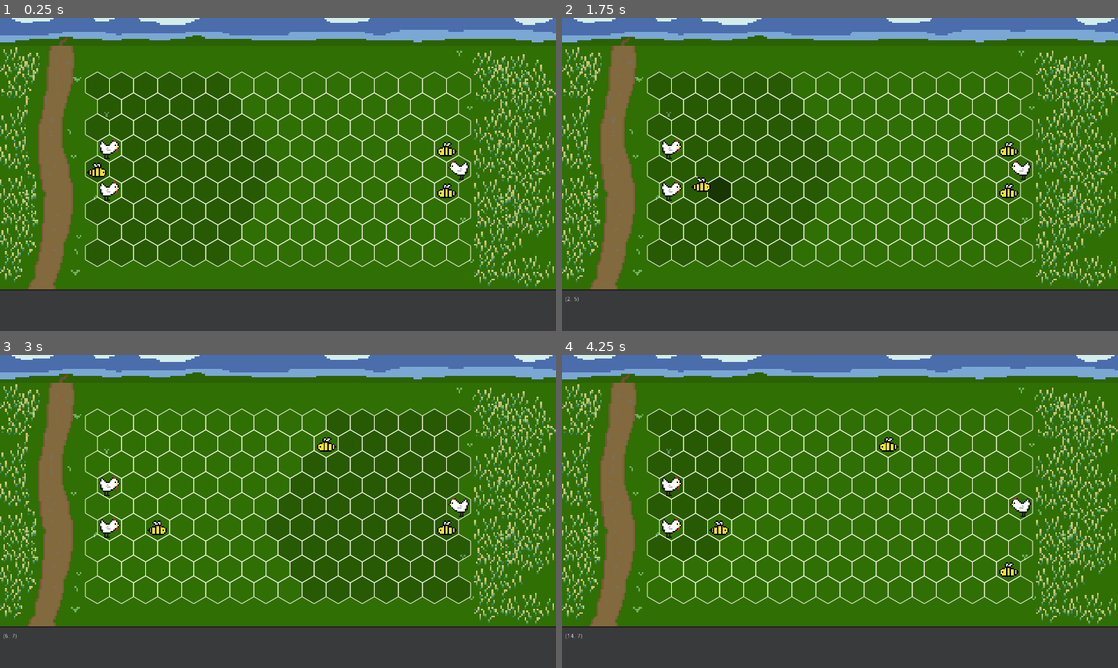
Above: before the commit, frames 1-4 (two rows, left to right).
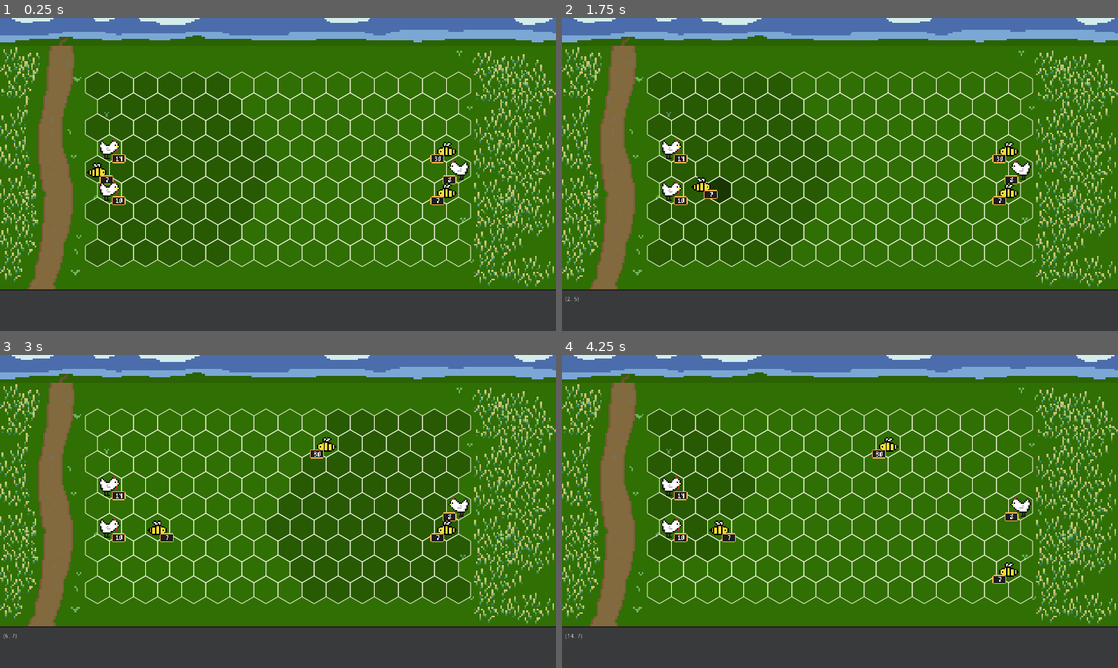
Above: after the commit, the same moments.

Repository: jerome-ceccato/HommLite
Game: Godot game, scene res://combat/CombatScene.tscn
The game is run twice, just before and just after one commit, with the same random seed, the same clock (stepped at 60 frames per second) and the same inputs.
Inputs (mouse positions are in pixels of both pictures, inside the frame that each line leads up to):
- Up to frame 1 (0.25 s): no input
- Up to frame 2 (1.75 s): tap Enter at 0.5 s; move the mouse to (962, 158) at 0.52 s; tap Shift at 0.6, 1.35 s; click (962, 158) at 0.67 s; tap Space at 1.25 s; move the mouse to (728, 190) at 1.27 s; click (728, 190) at 1.42 s
- Up to frame 3 (3 s): move the mouse to (333, 442) at 2.02 s; tap Shift at 2.1, 2.85 s; click (333, 442) at 2.17 s; move the mouse to (250, 574) at 2.77 s; click (250, 574) at 2.92 s
- Up to frame 4 (4.25 s): tap Enter at 3.5 s; move the mouse to (1006, 558) at 3.52 s; tap Shift at 3.6 s; click (1006, 558) at 3.67 s

The runs differ from the first frame. In frame 1, 0.4% of the frame differs, in the area x 17-83%, y 43-60%; in frame 2, 0.4%; in frame 3, 0.4%; in frame 4, 0.4%, in the area x 20-83%, y 30-74%.

Commit message:
stack indicators

Diff:
--- a/hommlite/combat/CombatScene.gd
+++ b/hommlite/combat/CombatScene.gd
@@ -67,7 +67,7 @@
 func _create_army(units: Array) -> ArmyData:
 	var array = []
 	for unit in units:
-		array.append(StackData.new(unit, 1))
+		array.append(StackData.new(unit, randi() % 32 + 1))
 	return ArmyData.new(array)
 
 func _on_animation_finished():
--- a/hommlite/combat/ui/stacks/StackContainer.gd
+++ b/hommlite/combat/ui/stacks/StackContainer.gd
@@ -3,14 +3,20 @@
 
 onready var _sprite: Sprite = $Sprite
 onready var _tween: Tween = $Tween
+onready var _stack_count_container: Sprite = $StackCount
+onready var _stack_count_label: Label = $StackCount/Label
 
 var stack: BattleStack
 
 
 func setup_with_stack(_stack: BattleStack):
 	stack = _stack
+
+	_sprite.texture = load("res://assets/combat/units/%s.png" % stack.stack.unit.id)
+	_stack_count_label.text = str(stack.stack.amount)
 	if stack.side == stack.Side.RIGHT:
 		_sprite.flip_h = true
+		_stack_count_container.position.x = -(32 + _stack_count_container.position.x)
 
 
 func set_active(active: bool):
--- a/hommlite/combat/ui/stacks/VisibleUnits.gd
+++ b/hommlite/combat/ui/stacks/VisibleUnits.gd
@@ -49,14 +49,11 @@
 
 
 func _load_sprite(battle_stack: BattleStack) -> StackContainer:
-	var container: StackContainer = _scene_for_unit(battle_stack.stack.unit).instance()
+	var scene = load("res://combat/ui/stacks/units/stack.tscn")
+	var container: StackContainer = scene.instance()
 	add_child(container)
 	container.setup_with_stack(battle_stack)
 	return container
-
-
-func _scene_for_unit(unit: UnitData):
-	return load("res://combat/ui/stacks/units/%s.tscn" % unit.id)
 
 
 func _container_for_bstack(bstack: BattleStack) -> StackContainer:
--- a/hommlite/combat/ui/stacks/units/bee.tscn
+++ b/hommlite/combat/ui/stacks/units/bee.tscn
@@ -18,7 +18,7 @@
 
 [node name="Sprite" type="Sprite" parent="."]
 material = SubResource( 1 )
-scale = Vector2( 3, 3 )
+scale = Vector2( 2, 2 )
 z_index = 1
 texture = ExtResource( 1 )
 
--- a/hommlite/combat/ui/stacks/units/chicken.tscn
+++ /dev/null
@@ -1,24 +0,0 @@
-[gd_scene load_steps=5 format=2]
-
-[ext_resource path="res://assets/combat/units/chicken.png" type="Texture" id=2]
-[ext_resource path="res://assets/combat/active_outline.shader" type="Shader" id=3]
-[ext_resource path="res://combat/ui/stacks/StackContainer.gd" type="Script" id=4]
-
-[sub_resource type="ShaderMaterial" id=1]
-resource_local_to_scene = true
-shader = ExtResource( 3 )
-shader_param/enabled = false
-shader_param/is_smooth = false
-shader_param/width = 1.0
-shader_param/outline_color = Color( 1, 1, 0, 1 )
-shader_param/pixel_size = 4
-
-[node name="Container" type="Node2D"]
-script = ExtResource( 4 )
-
-[node name="Sprite" type="Sprite" parent="."]
-material = SubResource( 1 )
-scale = Vector2( 3, 3 )
-texture = ExtResource( 2 )
-
-[node name="Tween" type="Tween" parent="."]
--- /dev/null
+++ b/hommlite/combat/ui/stacks/units/stack.tscn
@@ -0,0 +1,47 @@
+[gd_scene load_steps=8 format=2]
+
+[ext_resource path="res://assets/combat/units/chicken.png" type="Texture" id=1]
+[ext_resource path="res://assets/combat/stack_n_bg.png" type="Texture" id=2]
+[ext_resource path="res://assets/m3x6.ttf" type="DynamicFontData" id=3]
+[ext_resource path="res://assets/combat/active_outline.shader" type="Shader" id=4]
+[ext_resource path="res://combat/ui/stacks/StackContainer.gd" type="Script" id=5]
+
+[sub_resource type="ShaderMaterial" id=1]
+resource_local_to_scene = true
+shader = ExtResource( 4 )
+shader_param/enabled = false
+shader_param/is_smooth = false
+shader_param/width = 2.0
+shader_param/outline_color = Color( 1, 1, 0, 1 )
+shader_param/pixel_size = 4
+
+[sub_resource type="DynamicFont" id=2]
+font_data = ExtResource( 3 )
+
+[node name="Container" type="Node2D"]
+script = ExtResource( 5 )
+
+[node name="Sprite" type="Sprite" parent="."]
+material = SubResource( 1 )
+scale = Vector2( 3, 3 )
+texture = ExtResource( 1 )
+
+[node name="Tween" type="Tween" parent="."]
+
+[node name="StackCount" type="Sprite" parent="."]
+position = Vector2( 5, 8 )
+scale = Vector2( 2, 2 )
+texture = ExtResource( 2 )
+centered = false
+
+[node name="Label" type="Label" parent="StackCount"]
+margin_right = 18.0
+margin_bottom = 13.0
+custom_fonts/font = SubResource( 2 )
+text = "23"
+align = 1
+valign = 1
+clip_text = true
+__meta__ = {
+"_edit_use_anchors_": false
+}
--- a/hommlite/project.godot
+++ b/hommlite/project.godot
@@ -142,3 +142,4 @@
 [rendering]
 
 environment/default_environment="res://default_env.tres"
+quality/dynamic_fonts/use_oversampling=false
Binary file added: hommlite/assets/combat/stack_n_bg.png
Not shown, added: hommlite/assets/combat/stack_n_bg.png.import
Binary file added: hommlite/assets/m3x6.ttf
